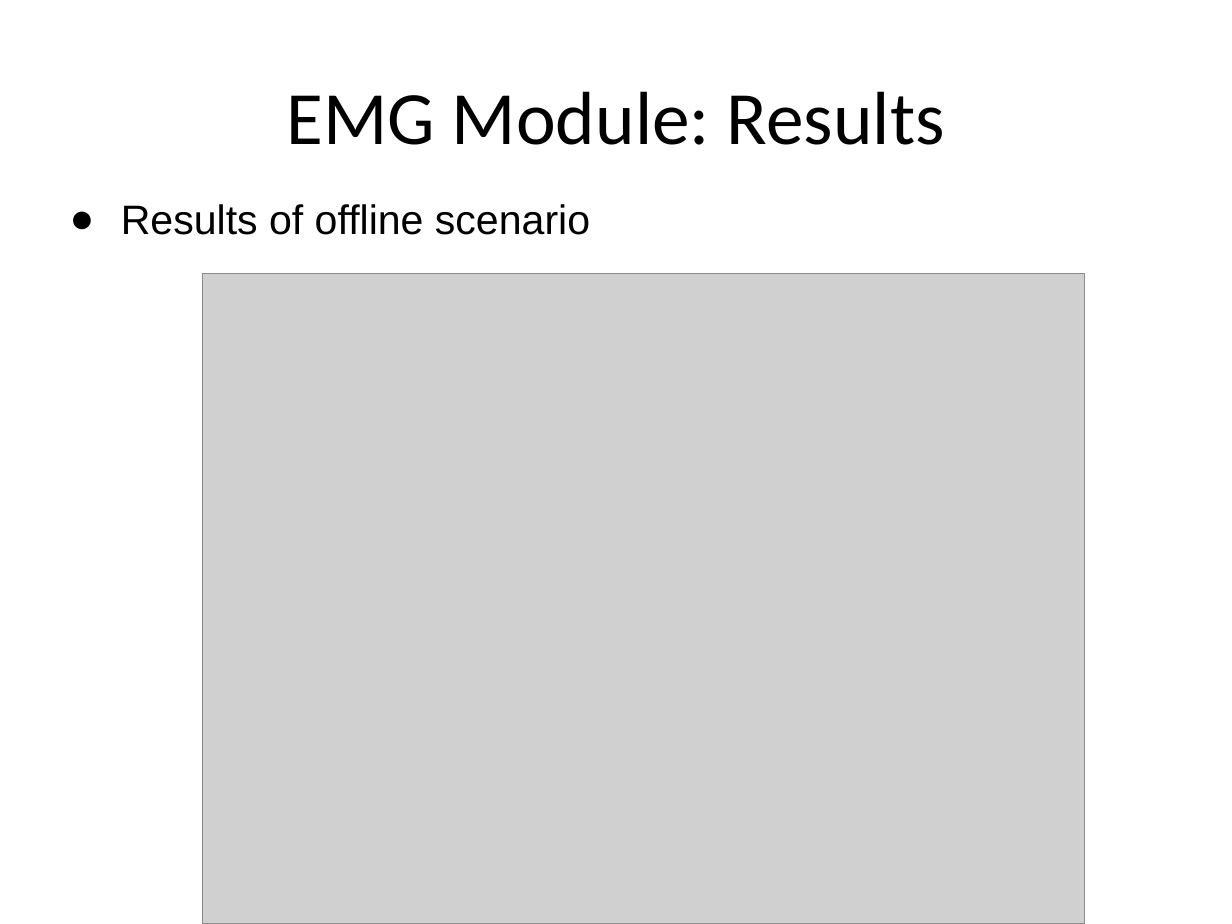
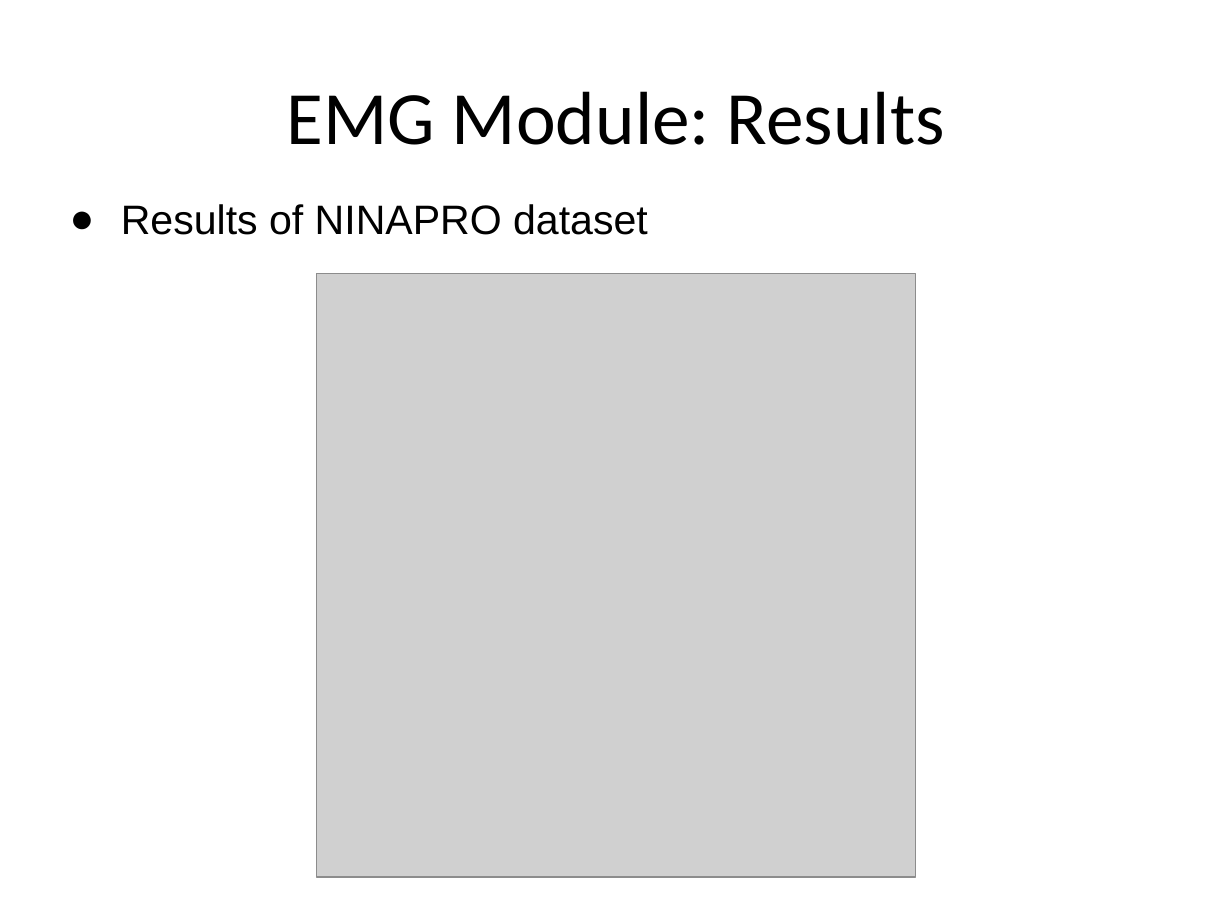
Before and after one commit to hananabilabd/Computer-Vision-and-Neural-Machine-Interface-for-Upper-Limb-Prostheses, a slide deck: slide 18 of GP_presentation.pptx. Drawn at 1232x924 pixels with LibreOffice and Linux fonts; fonts in the diff are those of the drawing; grey boxes stand for pictures. Boxes give left, top, right and bottom in pixels: in the first picture for what was removed or moved away, otherwise in the second. Text is boxed around its words. In the diff, an @@ line names an element or a change of style, - is before the commit and + after.

Commit message:
presentation

```diff
--- a/GP_presentation.pptx
+++ b/GP_presentation.pptx
@@ text at [121,204,648,235]: text changed @@
-● Results of offline scenario
+● Results of NINAPRO dataset
@@ picture: place and size @@
-picture at [203,274,1085,924]
+picture at [317,274,915,877]
```
Also in this commit, not shown: 1 other slide changed, 1 slide added.
